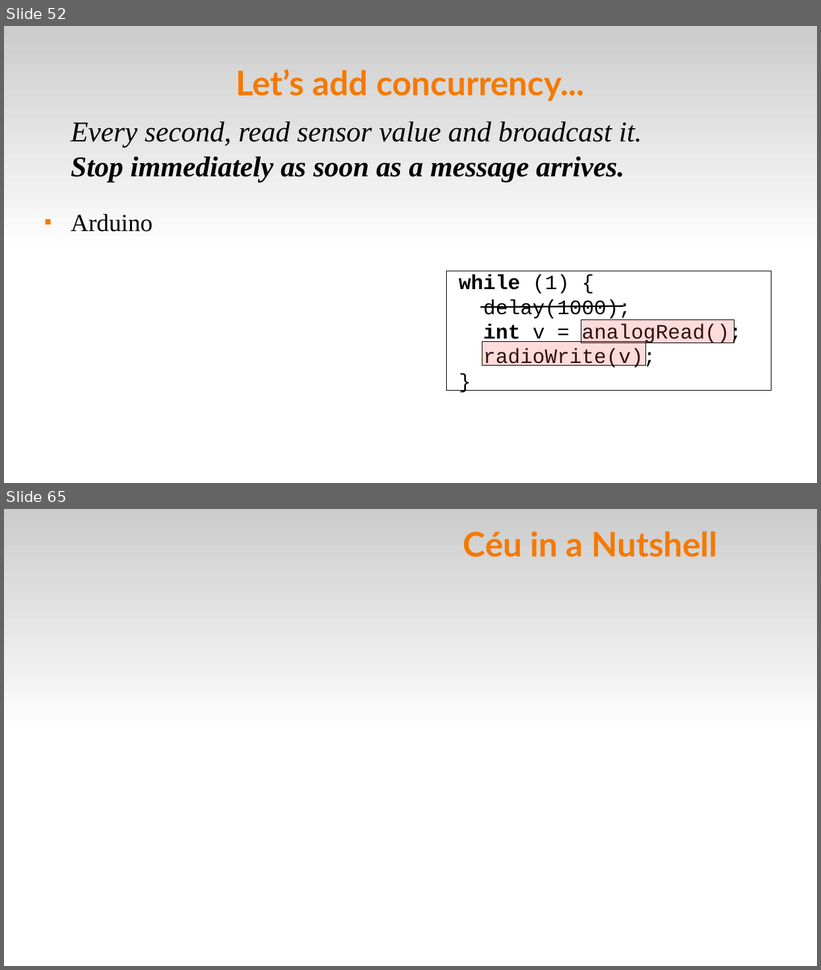
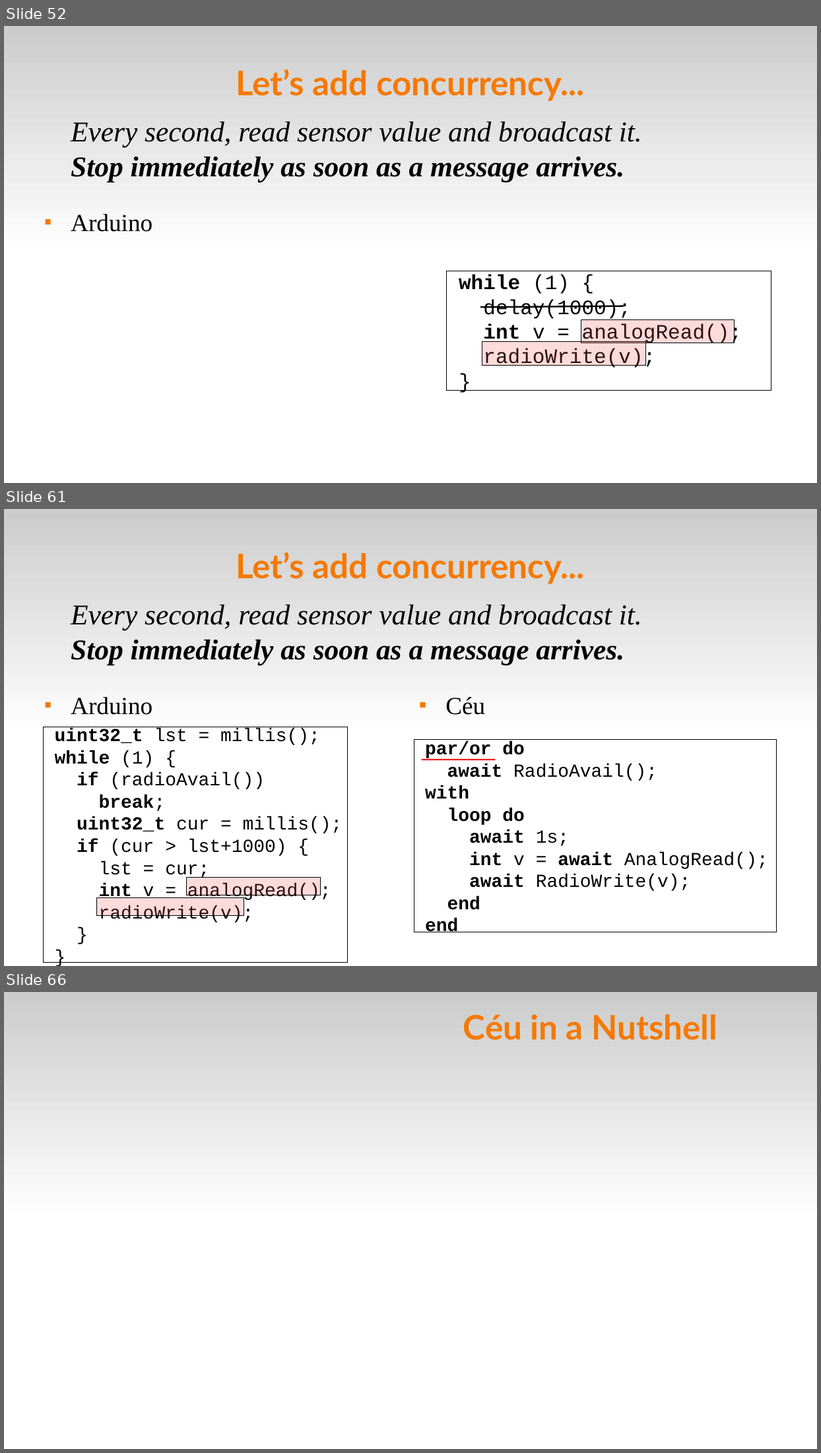
Before and after one commit to fsantanna-uerj/serrapilheira, a slide deck: LCTES/ceu-lctes-wip-expanded.odp. Shown one above the other, each under a label of ours: slides 52 and 65 before the commit, slides 52, 61 and 66 after it; the slides between them are not shown. The pictures are 821x970 and 821x1453 pixels, drawn with LibreOffice and Linux fonts; fonts in the diff are those of the drawing. Boxes give left, top, right and bottom in pixels: in the first picture for what was removed or moved away, otherwise in the second. Text is boxed around its words. In the diff, an @@ line names an element or a change of style, - is before the commit and + after.

```diff
--- a/LCTES/ceu-lctes-wip-expanded.odp
+++ b/LCTES/ceu-lctes-wip-expanded.odp
@@ slide 61 added at bbox=[4, 509, 817, 966], background #FFFFFF; not listed: 1 template element that a slide beside it also shows @@
@@ title added at bbox=[236, 552, 585, 584], 33 pt, text #F57900, bold @@
+Let’s add concurrency...
@@ text added at bbox=[71, 605, 642, 665], 28 pt, text #000000, italic @@
+Every second, read sensor value and broadcast it.
+Stop immediately as soon as a message arrives.
@@ text added at bbox=[71, 697, 152, 715], 24 pt, text #000000 @@
+■ Arduino
@@ text added at bbox=[446, 697, 485, 715], 24 pt, text #000000 @@
+■ Céu
@@ rectangle added at bbox=[44, 727, 348, 963], fill #FFFFFF, outline #000000 0 pt, 18 pt, text #000000 @@
+uint32_t lst = millis();
+while (1) {
+if (radioAvail())
+break;
+uint32_t cur = millis();
+if (cur > lst+1000) {
+lst = cur;
+int v = analogRead();
+radioWrite(v);
+}
+}
@@ rectangle added at bbox=[415, 740, 778, 933], fill #FFFFFF, outline #000000 0 pt, 18 pt, text #000000, bold @@
+par/or do
+await RadioAvail();
+with
+loop do
+await 1s;
+int v = await AnalogRead();
+await RadioWrite(v);
+end
+end
@@ line added from (422, 760) to (496, 760), #ED1C24 1.5 pt @@
@@ rectangle added at bbox=[187, 878, 321, 896], fill #F04E4D at 20% opacity, outline #000000 0 pt @@
@@ rectangle added at bbox=[97, 898, 244, 916], fill #F04E4D at 20% opacity, outline #000000 0 pt @@
@@ what was slide 65 is now slide 66 @@
```
Also in this commit, not shown: 12 slides changed, 22 other slides added, 8 other files.
